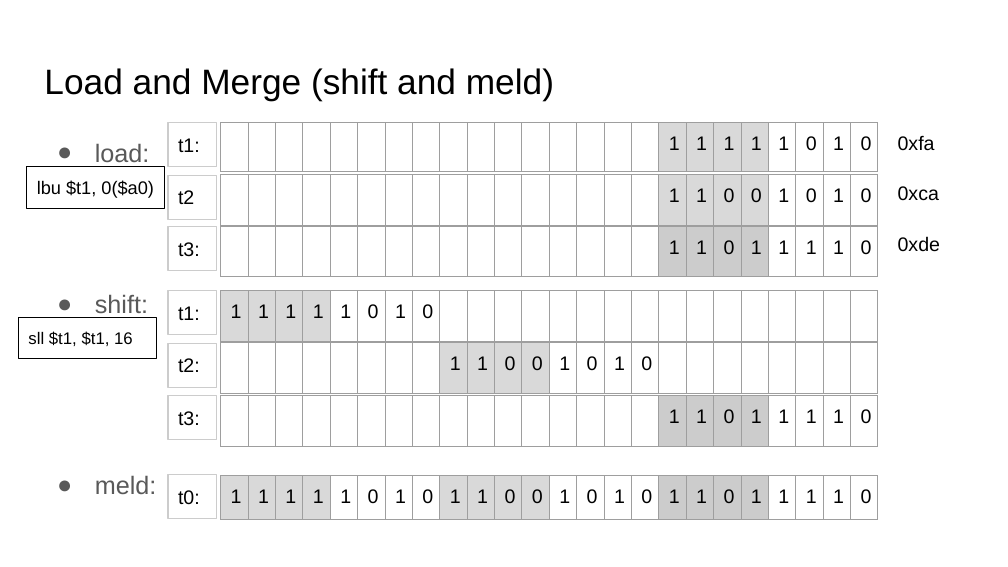
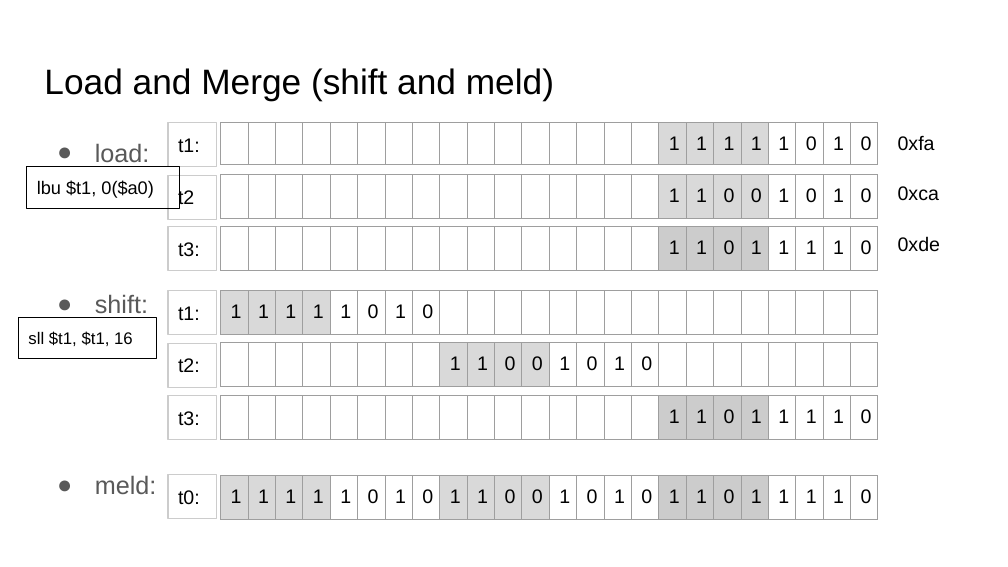
Before and after one commit to sgarcia0206/comp122-f23, a slide deck: slide 5 of format-encodings/slide_presentations/.hidden/base64-encoding.pptx. Drawn at 1008x567 pixels with LibreOffice and Linux fonts; fonts in the diff are those of the drawing. Boxes give left, top, right and bottom in pixels: in the first picture for what was removed or moved away, otherwise in the second. Text is boxed around its words. In the diff, an @@ line names an element or a change of style, - is before the commit and + after.

```diff
--- a/format-encodings/slide_presentations/.hidden/base64-encoding.pptx
+++ b/format-encodings/slide_presentations/.hidden/base64-encoding.pptx
@@ table: place and size @@
-table at bbox=[221, 123, 874, 454]
+table at bbox=[221, 123, 874, 166]
@@ rectangle "lbu $t1, 0($a0)": place and size @@
-rectangle "lbu $t1, 0($a0)" at bbox=[27, 166, 165, 209]
+rectangle "lbu $t1, 0($a0)" at bbox=[27, 166, 179, 209]
@@ table: place and size @@
-table at bbox=[221, 174, 874, 505]
+table at bbox=[221, 174, 874, 218]
@@ table: place and size @@
-table at bbox=[221, 227, 874, 557]
+table at bbox=[221, 227, 874, 270]
@@ table: place and size @@
-table at bbox=[221, 290, 874, 567]
+table at bbox=[221, 290, 874, 334]
@@ table: place and size @@
-table at bbox=[221, 343, 874, 567]
+table at bbox=[221, 343, 874, 386]
@@ table: place and size @@
-table at bbox=[221, 396, 874, 567]
+table at bbox=[221, 396, 874, 439]
```
Also in this commit, not shown: 1 other slide changed, 4 other files.
